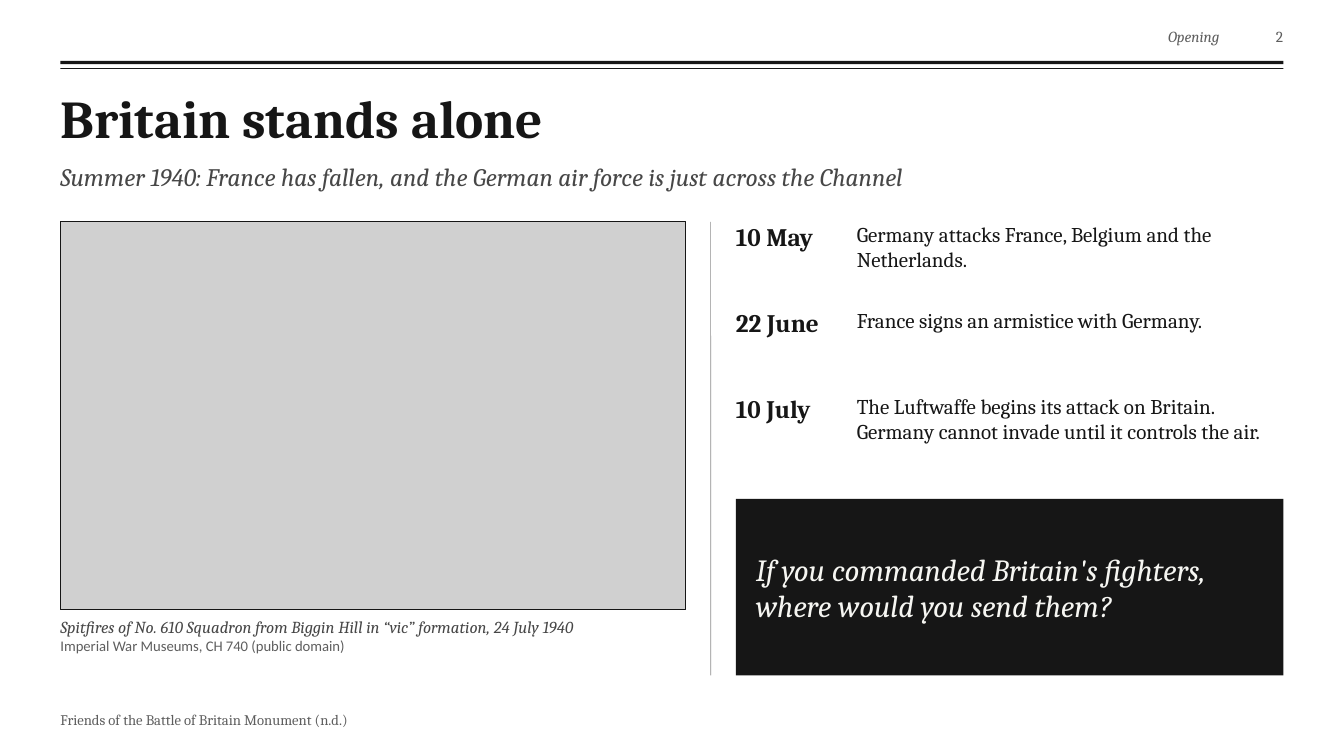
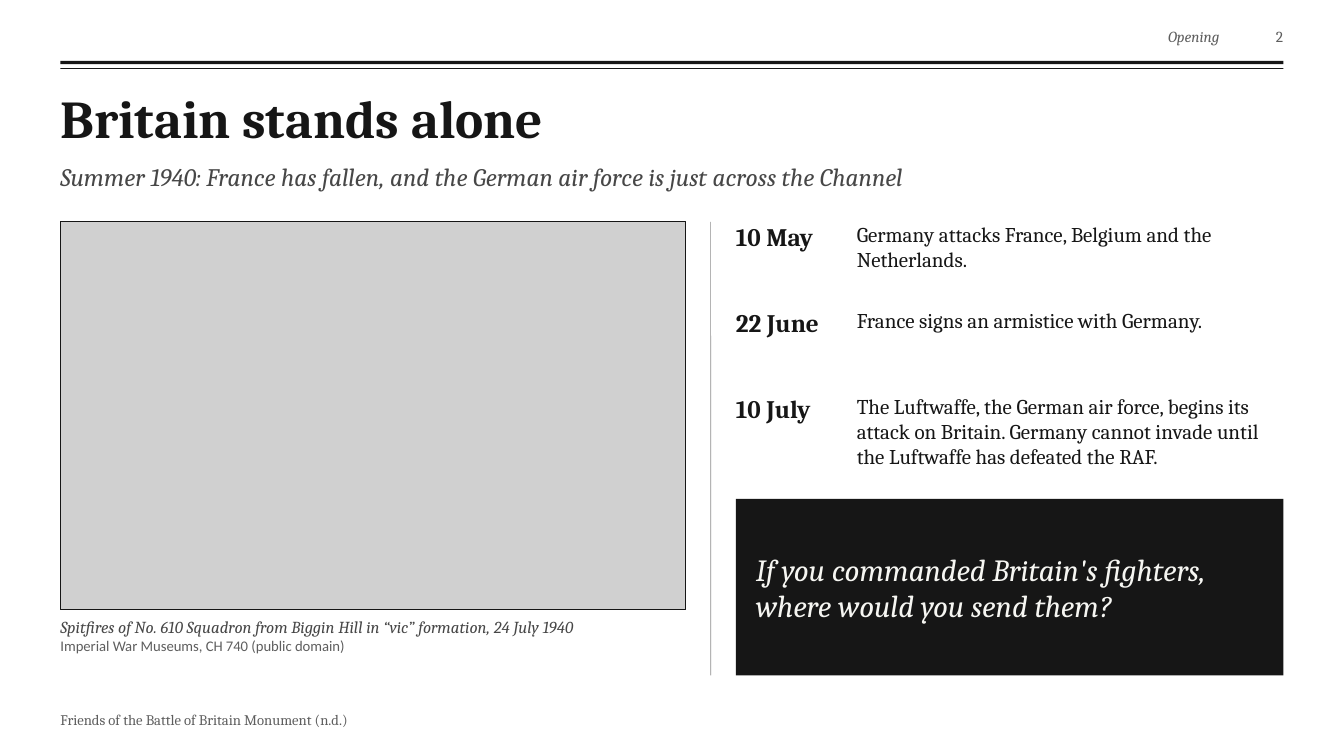
Before and after one commit to fengyiqicoder/fumadocs, a slide deck: slide 2 of dowding-presentation/Dowding_Effective_Communication.pptx. Drawn at 1344x756 pixels with LibreOffice and Linux fonts; fonts in the diff are those of the drawing; grey boxes stand for pictures; background and template pictures are left out. Boxes give left, top, right and bottom in pixels: in the first picture for what was removed or moved away, otherwise in the second. Text is boxed around its words. In the diff, an @@ line names an element or a change of style, - is before the commit and + after.

```diff
--- a/dowding-presentation/Dowding_Effective_Communication.pptx
+++ b/dowding-presentation/Dowding_Effective_Communication.pptx
@@ text at (x1=857, y1=399, x2=1258, y2=464): text changed @@
-The Luftwaffe begins its attack on Britain. Germany cannot invade until it controls the air.
+The Luftwaffe, the German air force, begins its attack on Britain. Germany cannot invade until the Luftwaffe has defeated the RAF.
```
Also in this commit, not shown: 14 other slides changed, 2 other files.
